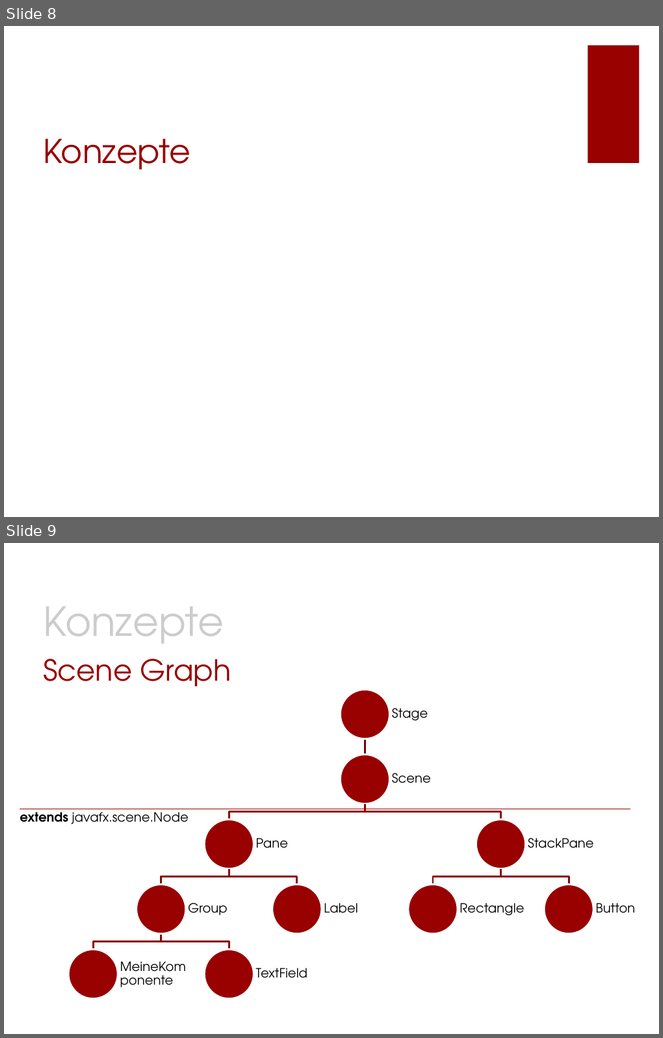
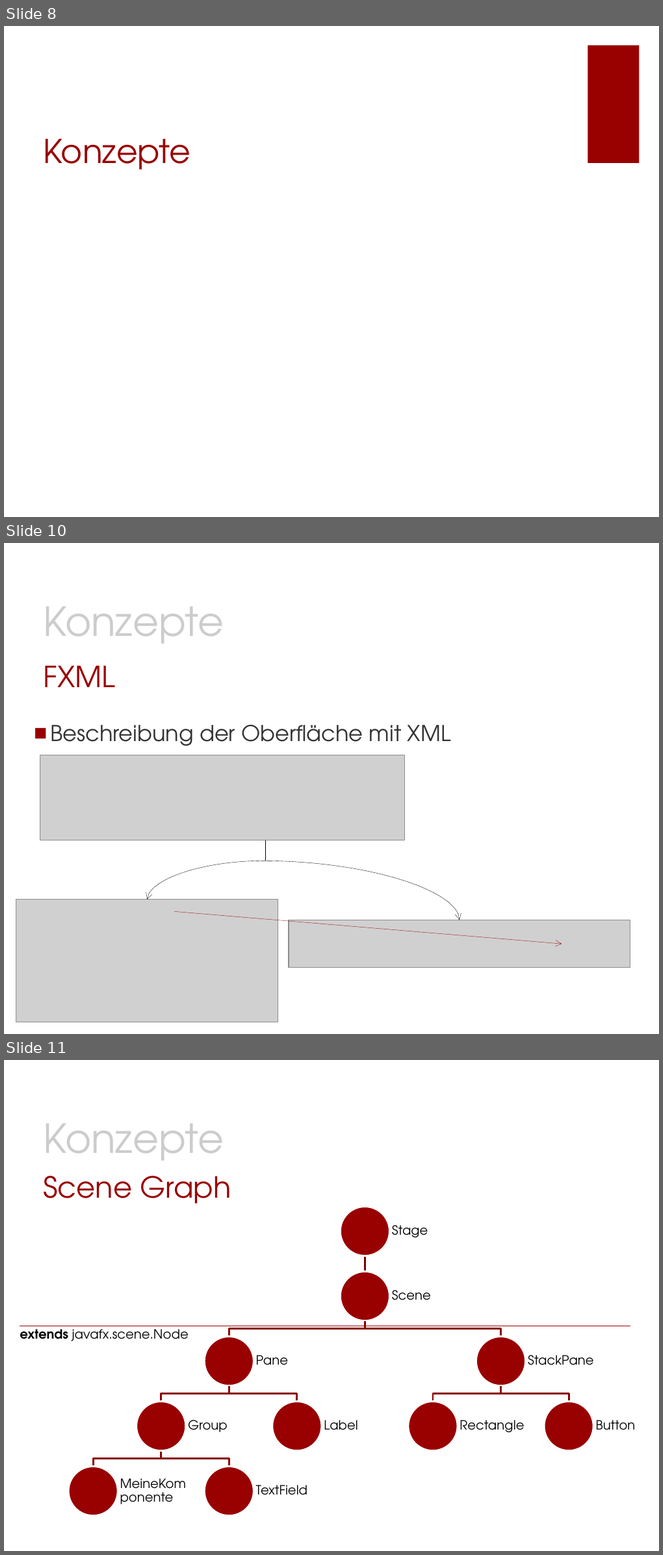
Before and after one commit to Morkunas/jfxusergroup, a slide deck: JavaFX-UserGroup.pptx. Shown one above the other, each under a label of ours: slides 8 and 9 before the commit, slides 8, 10 and 11 after it; the slides between them are not shown. The pictures are 663x1038 and 663x1555 pixels, drawn with LibreOffice and Linux fonts; fonts in the diff are those of the drawing; grey boxes stand for pictures; background and template pictures are left out. Boxes give left, top, right and bottom in pixels: in the first picture for what was removed or moved away, otherwise in the second. Text is boxed around its words. In the diff, an @@ line names an element or a change of style, - is before the commit and + after.

```diff
--- a/JavaFX-UserGroup.pptx
+++ b/JavaFX-UserGroup.pptx
@@ slide 10 added at [4,543,659,1034], background #FFFFFF @@
@@ text added at [43,607,224,644], 44 pt, text #CCCCCC @@
+Konzepte
@@ title added at [43,666,115,687], 32 pt, text #990000 @@
+FXML
@@ text added at [50,724,451,746], 24 pt, text #333333 @@
+■ Beschreibung der Oberfläche mit XML
@@ picture added at [40,756,405,841] @@
@@ line added from (265, 861) to (265, 841), #000000 0.25 pt @@
@@ curved arrow added from (265, 861) to (148, 899), #000000 0.25 pt @@
@@ curved arrow added from (261, 861) to (460, 921), #000000 0.25 pt @@
@@ picture added at [16,899,278,1023] @@
@@ arrow added from (174, 912) to (562, 944), #990000 0.25 pt @@
@@ picture added at [289,921,631,968] @@
@@ what was slide 9 is now slide 11 @@
```
Also in this commit, not shown: 3 slides changed, 1 other slide added, 2 slides removed, 5 other files.
